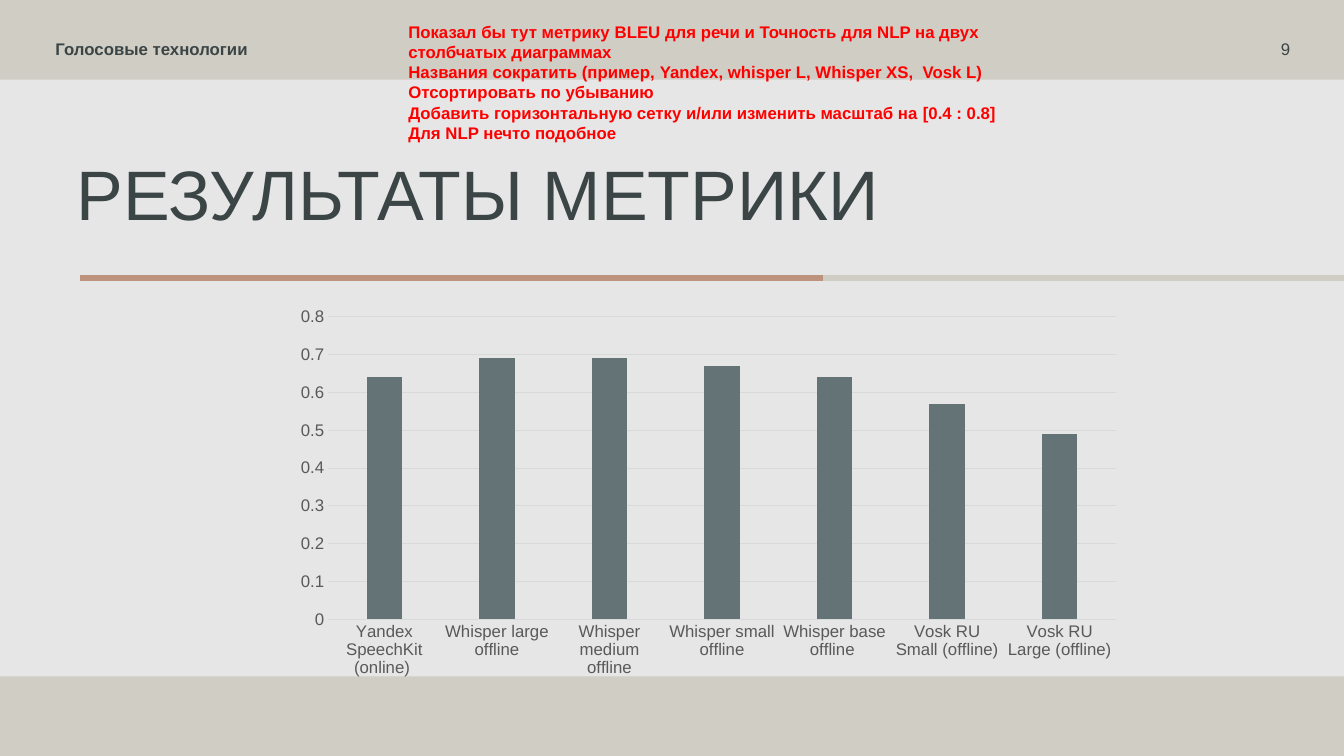
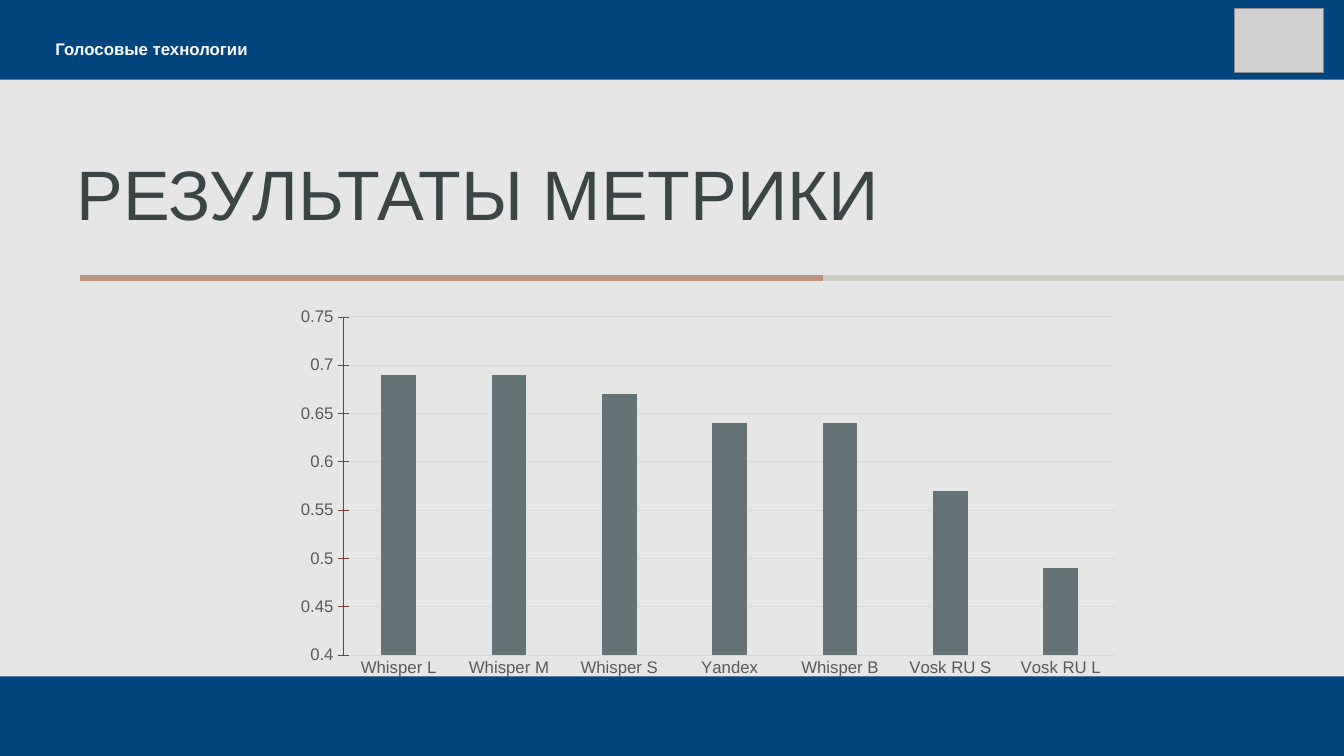
Before and after one commit to dmitrii-naumenko/Pet_SST_NLP, a slide deck: slide 7 of Презентация.pptx (slide 9 before the commit). Drawn at 1344x756 pixels with LibreOffice and Linux fonts; fonts in the diff are those of the drawing; grey boxes stand for pictures. Boxes give left, top, right and bottom in pixels: in the first picture for what was removed or moved away, otherwise in the second. Text is boxed around its words. In the diff, an @@ line names an element or a change of style, - is before the commit and + after.

```diff
--- a/Презентация.pptx
+++ b/Презентация.pptx
@@ background #D0CDC5 to #00457E @@
@@ text removed at bbox=[408, 26, 996, 143] @@
-Показал бы тут метрику BLEU для речи и Точность для NLP на двух столбчатых диаграммах
-Названия сократить (пример, Yandex, whisper L, Whisper XS, Vosk L)
-Отсортировать по убыванию
-Добавить горизонтальную сетку и/или изменить масштаб на [0.4 : 0.8]
-Для NLP нечто подобное
@@ picture added at bbox=[1235, 8, 1324, 73] @@
@@ text "Голосовые технологии" at bbox=[55, 43, 248, 55]: text colour #3B4546 to #FFFFFF @@
@@ page number removed at bbox=[1281, 43, 1290, 55] @@
-9
@@ column chart at bbox=[284, 300, 1133, 685] @@
-categories: Yandex SpeechKit (online) , Whisper large offline, Whisper medium offline, Whisper small offline, Whisper base offline , Vosk RU Small (offline), Vosk RU Large (offline) 
+categories: Whisper L, Whisper M, Whisper S, Yandex, Whisper B, Vosk RU S, Vosk RU L
-Series 1: 0.64, 0.69, 0.69, 0.67, 0.64, 0.57, 0.49
+Series 1: 0.69, 0.69, 0.67, 0.64, 0.64, 0.57, 0.49
@@ value axis changed @@
```
Also in this commit, not shown: 8 other slides changed, 1 slide added, 3 slides removed.
